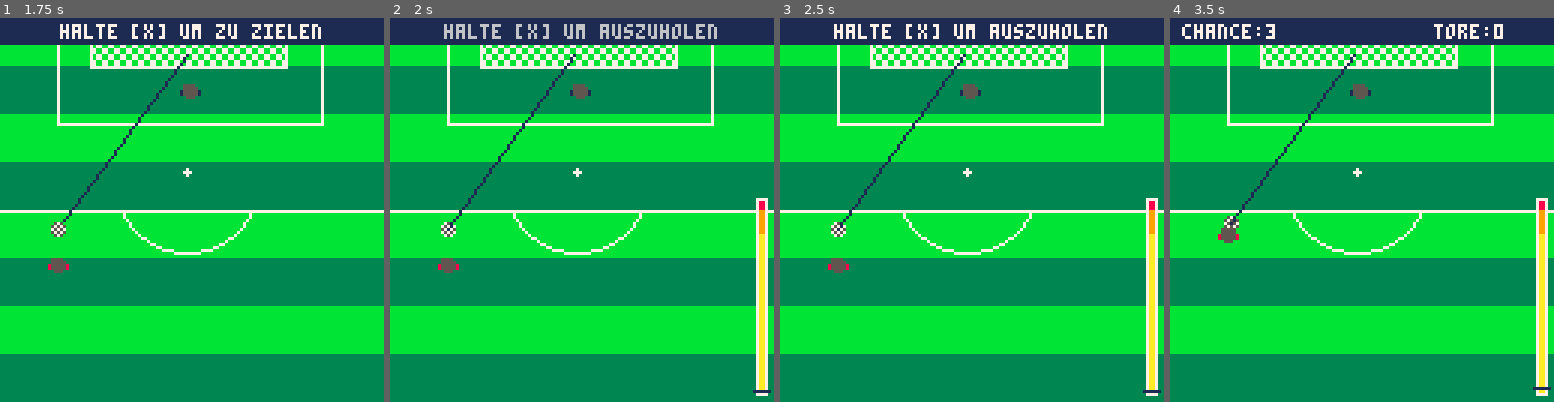
Above: before the commit, frames 1-4 (left to right).
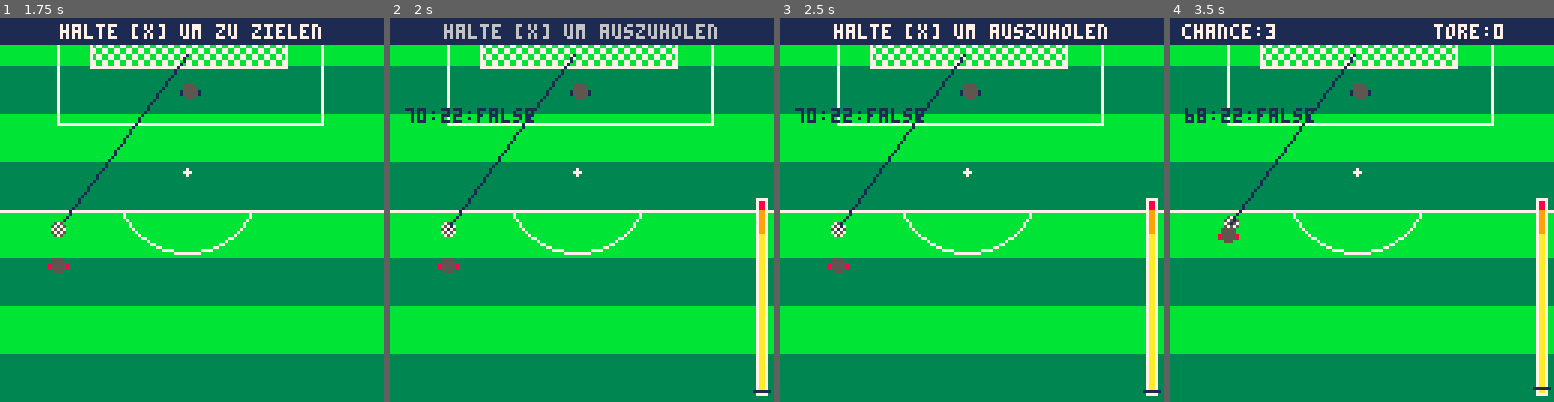
Above: after the commit, the same moments.

Repository: zothynine/torchance
Game: PICO-8 cartridge elfmeter.p8
Two runs of this game, one before a commit and one after it. Both use one fixed random seed, a clock stepped at 60 frames per second and the inputs below.
Inputs:
- Up to frame 1 (1.75 s): tap X (X key) at 0.33, 1.07 s; tap O (Z key) at 0.7, 1.7 s
- Up to frame 2 (2 s): tap X (X key) at 1.85 s
- Up to frame 3 (2.5 s): tap O (Z key) at 2.1 s
- Up to frame 4 (3.5 s): tap O (Z key) at 2.5, 2.9, 3.3 s; tap X (X key) at 2.97 s

Frame 1 is identical in both runs. In frame 2, 0.5% of the frame differs, in the area x 3-38%, y 23-28%; in frame 3, 0.5%; in frame 4, 0.6%.

Commit message:
WIP goalie catch

Diff:
--- a/elfmeter.p8
+++ b/elfmeter.p8
@@ -242,32 +242,49 @@
 
 		if player.y > ball.y
 					and not player.fixed then
+
 			player.y -= 1
+
 		elseif ball.y > ball.miny then
+
 			local ballspeed = kicking.stren/10
 			player.fixed = true
 			ball.ang = atan2(aiming.x-ball.x, ball.miny-ball.y)
 			ball.x = ball.x + ballspeed * cos(ball.ang)
 			ball.y = ball.y + ballspeed * sin(ball.ang)
 			if (ball.y < ball.miny) ball.y = ball.miny
+
 		else
+
 			--after kicking
-			--find out if missed
+			--find out if catched or missed
+
 			if ball.y < 16 then
-				if ball.x == 30
+
+ 			if flr(ball.y)==flr(goalie.y) then
+ 						--and ball.x>=golie.x
+ 						--and ball.x <= goalie.x+7 then
+ 					ball.miny = ball.y
+ 					goalie.catch = true
+
+				elseif ball.x == 30
 							or ball.x == 95 then
+
 						shot.outside = false
 						shot.overshot = false
 						shot.pole = true
 						shot.missed = true
+
 				elseif ball.x < 30
 							or ball.x > 95 then
+
 						shot.outside = true
 						shot.overshot = false
 						shot.pole = false
 						shot.missed = true
 				end
 			end
+
 			--start hint timer
 			if timer.wait < 120 then
 				timer.wait+=1
@@ -336,6 +353,10 @@
 				and timer.wait > 0 then
 		local _goaltxt = "tooooor!"
 
+		if goalie.catch then
+			_goaltxt = "gehalten!"
+		end
+
 		if shot.missed then
  		if shot.outside then
  			_goaltxt = "daneben!"
@@ -348,6 +369,10 @@
 
 		draw_hint(_goaltxt,false,60)
 	end
+
+	--debug
+	print(flr(ball.y)..":"..flr(goalie.y)..":"..tostr(goalie.catch),5,30,1)
+
 end
 
 -->8
@@ -427,7 +452,8 @@
 	}
 
 	goalie = {
-		y = 22
+		y = 22,
+		catch = false
 	}
 
 	aiming = {
